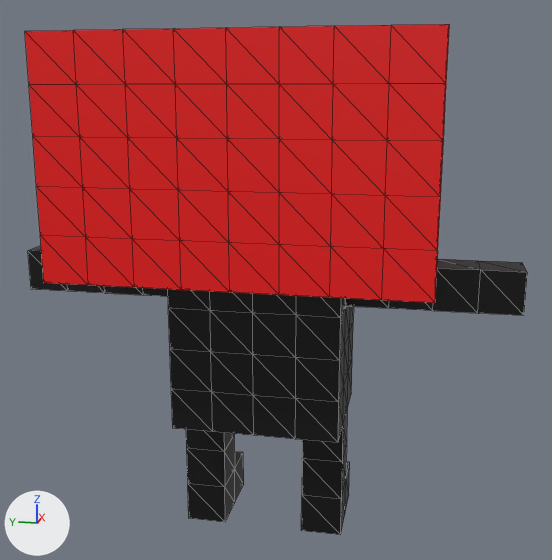
One commit to the glTF model Resources/Voxel_Enemy.gltf: the scene before it, then after it.
Before and after are seen from a 50 mm lens placed at (-3.65, -0.76, 1.17), pointed at (-0.07, -0.04, 0.28). The axes (+X, +Y, +Z) are drawn at lower left. The lights are the same throughout. Mesh edges are drawn as thin lines. Vertices at the same position are counted once.

Names of what the first picture shows: 'Body'.
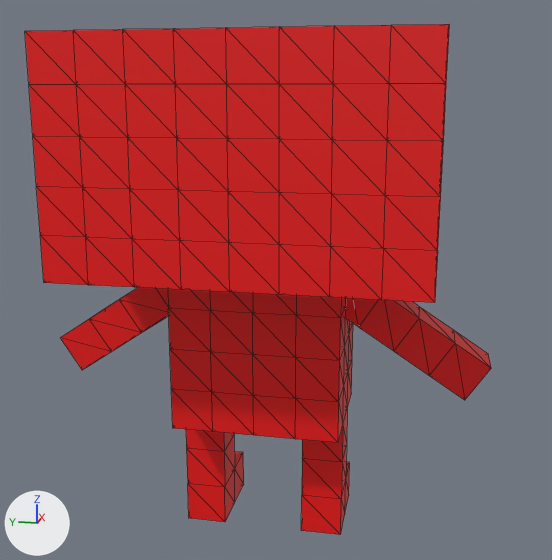
Pixel boxes [x1, y1, x2, y2] of what changed, in the pictures (552 x 560 px):
'Body', surface changed, reshaped (black to red, 7% narrower): before [25, 24, 527, 535]; after [25, 24, 491, 535]
part 1 of me_立方体_1647, added (red): after [345, 298, 491, 400]
part 2 of me_立方体_1647, added (red): after [60, 288, 169, 370]
part 3 of me_立方体_1647, deleted (black): before [346, 259, 527, 315]
part 4 of me_立方体_1647, deleted (black): before [28, 246, 168, 297]
part 5 of me_立方体_1647, surface changed (black to red): [41, 243, 438, 443] in both
part 6 of me_立方体_1647, recoloured (black to red): [301, 412, 350, 535] in both
part 7 of me_立方体_1647, recoloured (black to red): [186, 429, 244, 522] in both

Diff of the bpy script that builds the scene:
```diff
--- a/Resources/Voxel_Enemy.gltf.py
+++ b/Resources/Voxel_Enemy.gltf.py
@@ mat_マテリアル_002 @@
 mat_マテリアル_002 = principled_material('マテリアル.002')
-mat_マテリアル_002.texture = img_voxel_enemy_body
+mat_マテリアル_002.texture = img_voxel_enemy_head
@@ me_立方体_1647 @@
 # used by ob_body; location = (0.0, 0.0, 0.0)
-me_立方体_1647.from_pydata(...)  # 703 vertices, 4128 faces; spans x -0.8..0.6, y -1.2..1.2, z -1.0..1.4
-me_立方体_1647.materials.append(mat_マテリアル_005)  # picture img_voxel_enemy_body
-me_立方体_1647.materials.append(mat_マテリアル_003)  # picture img_voxel_enemy_body
-me_立方体_1647.materials.append(mat_マテリアル)  # picture img_voxel_enemy_head
+me_立方体_1647.from_pydata(...)  # 719 vertices, 4128 faces; spans x -0.8..0.6, y -1.08..1.06, z -1.0..1.4
+# me_立方体_1647 part 1: a new loose piece of 20 vertices spanning x -0.2..0.0, y -1.08..-0.3, z -0.23..0.38, in mat_マテリアル_002 (picture img_voxel_enemy_head)
+# me_立方体_1647 part 2: a new loose piece of 20 vertices spanning x -0.2..0.0, y 0.28..1.06, z -0.22..0.39, in mat_マテリアル_002 (picture img_voxel_enemy_head)
+# me_立方体_1647 part 3
+# 12 vertices are removed from x -0.2..0.0, y -1.2..-0.6, z 0.2..0.4
+# 48 faces are deleted
+# me_立方体_1647 part 4
+# 12 vertices are removed from x -0.2..0.0, y 0.6..1.2, z 0.2..0.4
+# 48 faces are deleted
+# me_立方体_1647 part 5: 4032 kept faces spanning x -0.8..0.6, y -0.8..0.8, z -1.0..1.4 get new texture (UV) coordinates
+# me_立方体_1647 part 6: 48 faces spanning x -0.2..0.2, y -0.4..-0.2, z -1.0..-0.4 switch from mat_マテリアル_006 (picture img_voxel_enemy_body) to mat_マテリアル_002 (picture img_voxel_enemy_head)
+# me_立方体_1647 part 7: 48 faces spanning x -0.2..0.2, y 0.2..0.4, z -1.0..-0.4 switch from mat_マテリアル_004 (picture img_voxel_enemy_body) to mat_マテリアル_002 (picture img_voxel_enemy_head)
```
